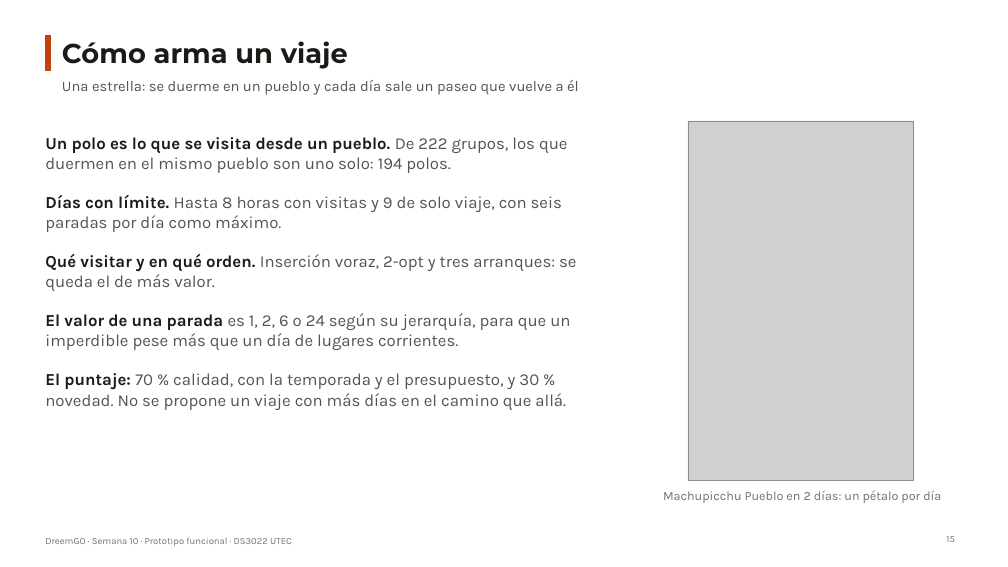
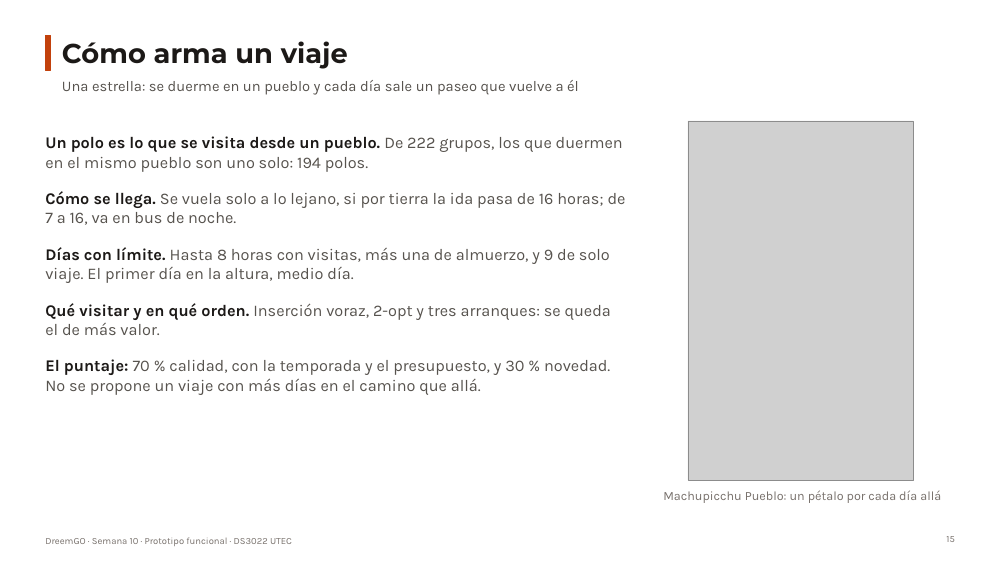
Before and after one commit to oswaldoaqm/Alejandros-Team, a slide deck: slide 15 of deliveries/week10/PresentationWeek10.pptx. Drawn at 1008x567 pixels with LibreOffice and Linux fonts; fonts in the diff are those of the drawing; grey boxes stand for pictures. Boxes give left, top, right and bottom in pixels: in the first picture for what was removed or moved away, otherwise in the second. Text is boxed around its words. In the diff, an @@ line names an element or a change of style, - is before the commit and + after.

```diff
--- a/deliveries/week10/PresentationWeek10.pptx
+++ b/deliveries/week10/PresentationWeek10.pptx
@@ text at [45,136,623,395]: size 16 to 15.5 pt in "Un polo es lo que se visita ...", "Qué visitar y en qué orden. Inserción ...", "El puntaje: 70 % calidad, con la ..." @@
@@ text at [45,191,626,283]: text changed; size 16 to 15.5 pt @@
-Días con límite. Hasta 8 horas con visitas y 9 de solo viaje, con seis paradas por día como máximo.
+Cómo se llega. Se vuela solo a lo lejano, si por tierra la ida pasa de 16 horas; de 7 a 16, va en bus de noche.
+Días con límite. Hasta 8 horas con visitas, más una de almuerzo, y 9 de solo viaje. El primer día en la altura, medio día.
@@ text at [45,313,570,350]: paragraph removed @@
-El valor de una parada es 1, 2, 6 o 24 según su jerarquía, para que un imperdible pese más que un día de lugares corrientes.
@@ text at [663,490,941,503]: text changed @@
-Machupicchu Pueblo en 2 días: un pétalo por día
+Machupicchu Pueblo: un pétalo por cada día allá
```
Also in this commit, not shown: 17 other slides changed, 2 slides added, 1 slide removed, 1 other file.
